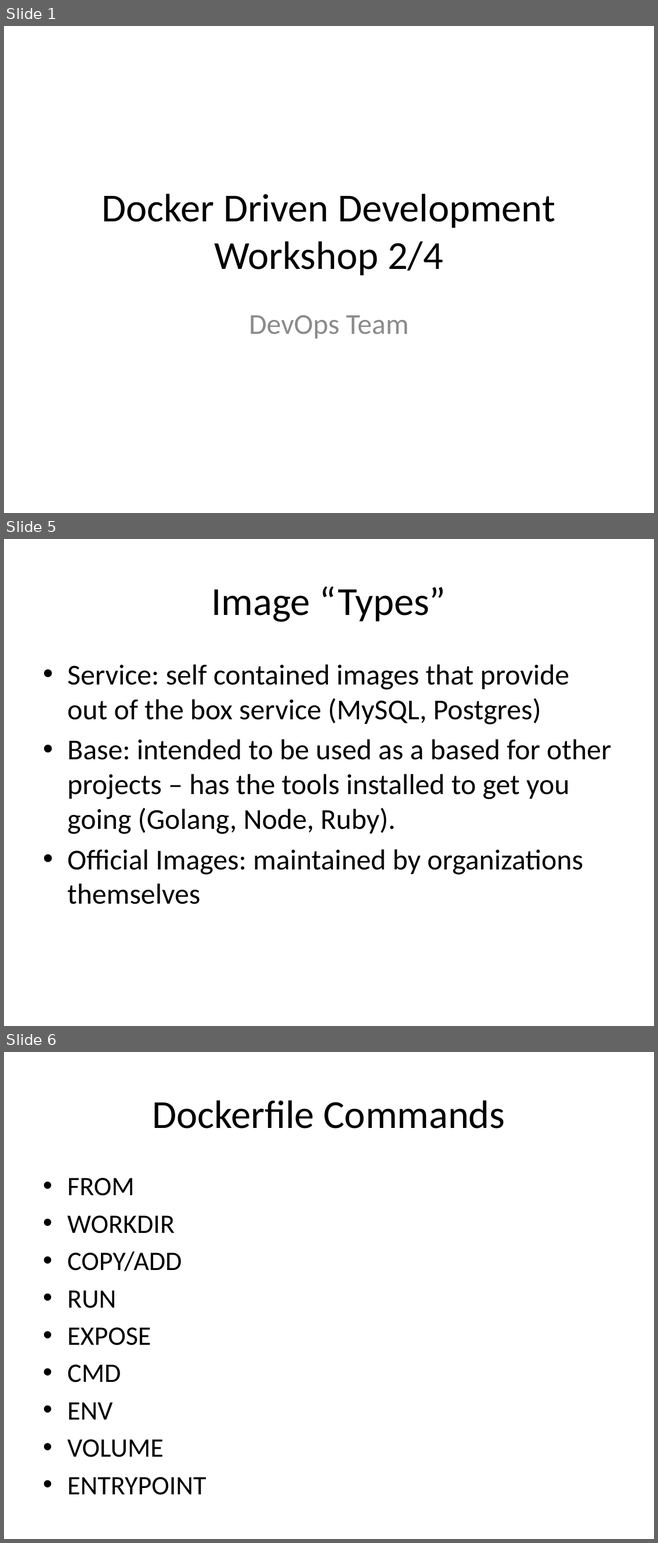
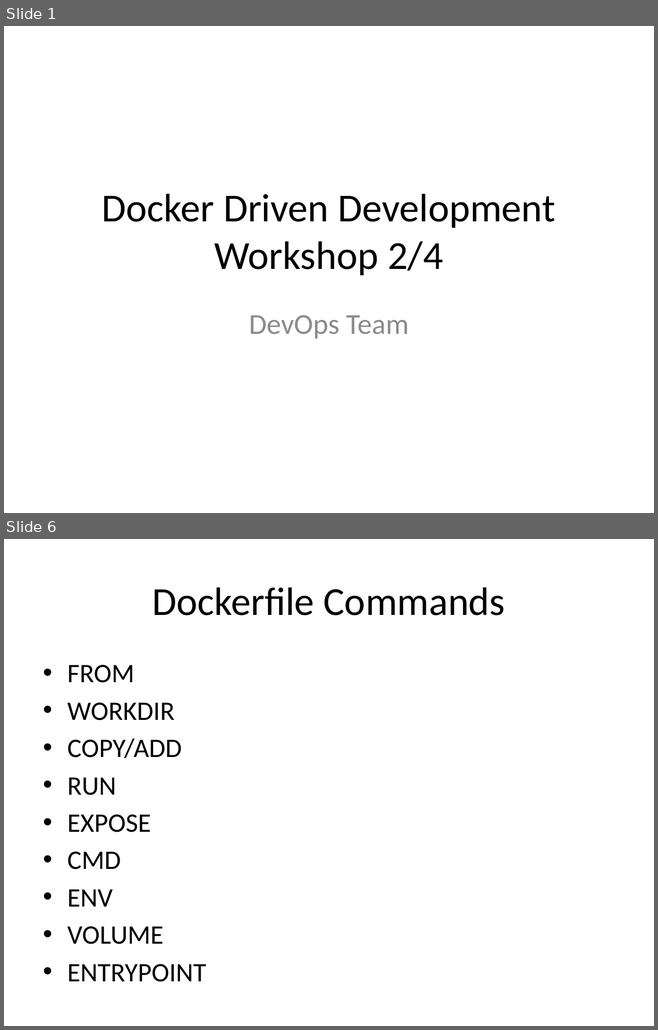
Before and after one commit to wrasdf/ddd-workshop, a slide deck: day-2/ddd-2.pptx. Shown one above the other, each under a label of ours: slides 1, 5 and 6 before the commit, slides 1 and 6 after it; the slides between them are not shown. The pictures are 658x1543 and 658x1030 pixels, drawn with LibreOffice and Linux fonts; fonts in the diff are those of the drawing. Boxes give left, top, right and bottom in pixels: in the first picture for what was removed or moved away, otherwise in the second. Text is boxed around its words. In the diff, an @@ line names an element or a change of style, - is before the commit and + after.

```diff
--- a/day-2/ddd-2.pptx
+++ b/day-2/ddd-2.pptx
@@ slide 5 removed at box(4, 539, 654, 1026), background #FFFFFF @@
@@ title removed at box(212, 586, 445, 622) @@
-Image “Types”
@@ text removed at box(67, 664, 611, 904) @@
-• Service: self contained images that provide out of the box service (MySQL, Postgres)
-• Base: intended to be used as a based for other projects – has the tools installed to get you going (Golang, Node, Ruby).
-• Official Images: maintained by organizations themselves
```
Also in this commit, not shown: 5 slides changed, 5 other files.
